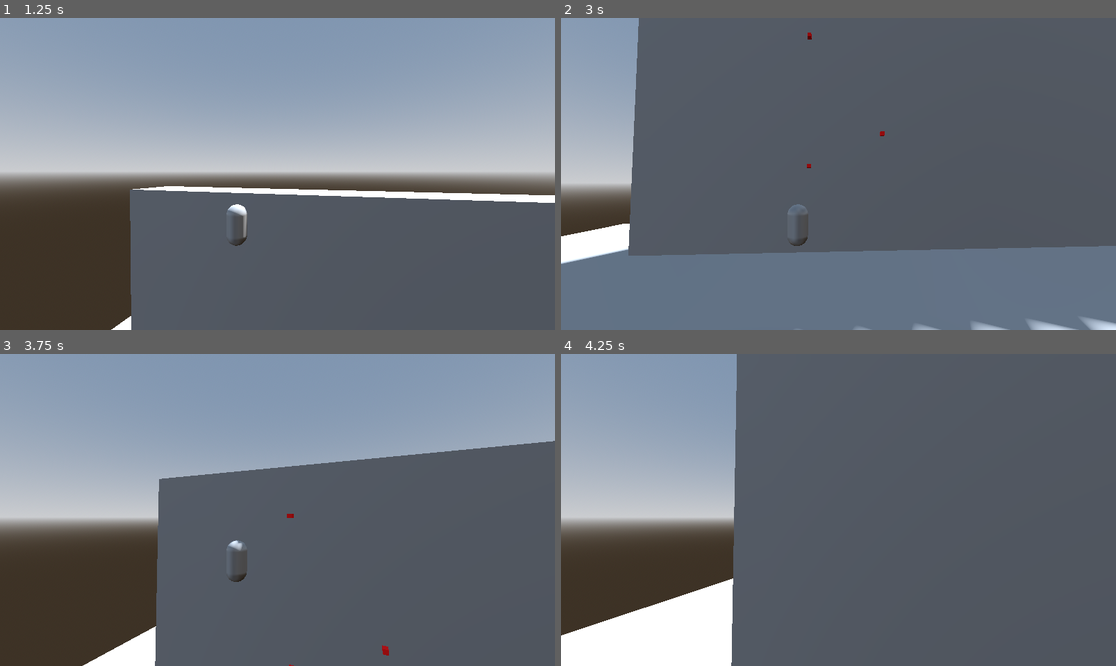
Above: before the commit, frames 1-4 (two rows, left to right).
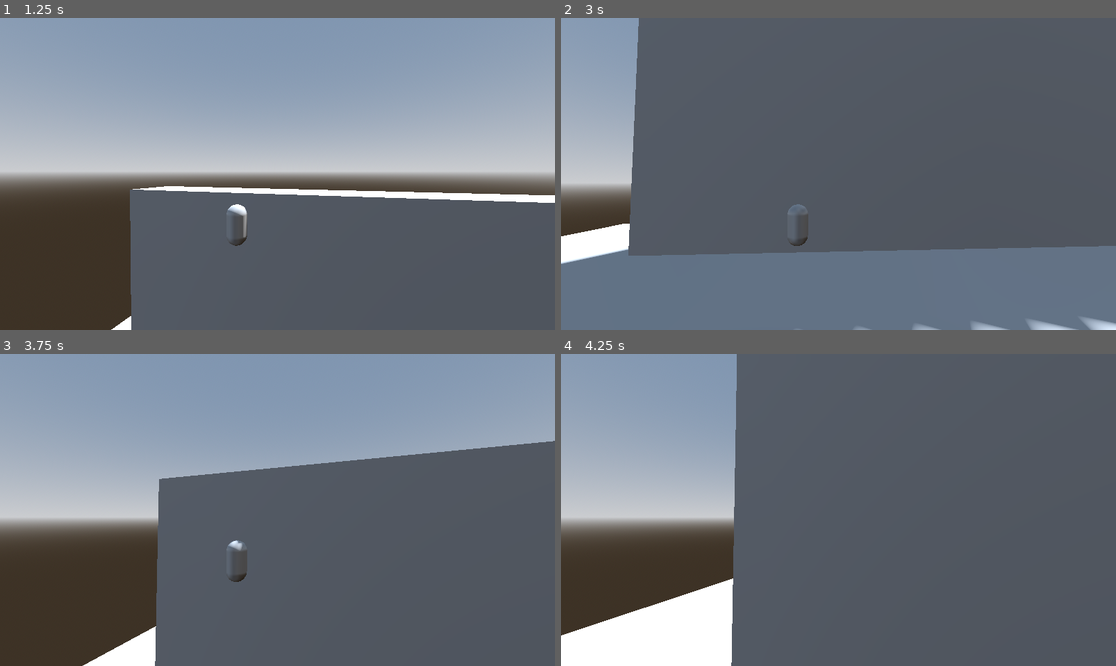
Above: after the commit, the same moments.

Repository: RoaFE/PizzaJam-16
Game: Godot game, scene res://Scenes/test.tscn
The game is run twice, just before and just after one commit, with the same random seed, the same clock (stepped at 60 frames per second) and the same inputs.
Inputs (mouse positions are in pixels of both pictures, inside the frame that each line leads up to):
- Up to frame 1 (1.25 s): tap Enter at 0.5 s; move the mouse to (305, 174) at 0.52 s; hold W (move_forward) from 0.53 s (still down); click (305, 174) at 0.6 s; tap Space (jump) at 0.77 s
- Up to frame 2 (3 s): keep holding W (move_forward); move the mouse to (810, 174) at 1.27 s; click (810, 174) at 1.35 s; tap Space (jump) at 1.52, 2 s; move the mouse to (849, 167) at 2.02 s; click (849, 167) at 2.1 s; move the mouse to (832, 180) at 2.77 s; click (832, 180) at 2.85 s
- Up to frame 3 (3.75 s): keep holding W (move_forward); tap Space (jump) at 3.02 s; move the mouse to (316, 513) at 3.52 s; click (316, 513) at 3.6 s
- Up to frame 4 (4.25 s): keep holding W (move_forward); tap Space (jump) at 3.77 s

Frame 1 is identical in both runs. In frame 2, less than 0.1% of the frame differs, in the area x 44-59%, y 4-49%; in frame 3, less than 0.1%, in the area x 51-71%, y 51-100%; in frame 4, nothing differs.
Error after the commit: Cannot call method 'instantiate' on a null value. (res://Scripts/Drill.gd:12)

Commit message:
WIP inventory system

Diff:
--- a/pizza-jam-16/Scenes/CharacterController.tscn
+++ b/pizza-jam-16/Scenes/CharacterController.tscn
@@ -2,7 +2,6 @@
 
 [ext_resource type="Script" uid="uid://barytrlefu27w" path="res://Scripts/CameraOrbit.gd" id="1_p0fx7"]
 [ext_resource type="Script" uid="uid://cok4ye05xpoky" path="res://Scripts/Player.gd" id="1_t05wo"]
-[ext_resource type="Script" uid="uid://c8flo1dpk04ir" path="res://Scripts/Drill.gd" id="2_fhf2m"]
 
 [sub_resource type="CapsuleShape3D" id="CapsuleShape3D_t3odk"]
 radius = 0.05
@@ -22,12 +21,6 @@
 [node name="MeshInstance3D" type="MeshInstance3D" parent="." unique_id=1767074750]
 mesh = SubResource("CapsuleMesh_t05wo")
 
-[node name="InputSpot" type="Node3D" parent="MeshInstance3D" unique_id=464320486]
-transform = Transform3D(1, 0, 0, 0, 1, 0, 0, 0, 1, 0.05, 0, 0)
-
-[node name="Drill" type="Node3D" parent="MeshInstance3D/InputSpot" unique_id=917216434]
-script = ExtResource("2_fhf2m")
-
 [node name="Orbit" type="Node3D" parent="." unique_id=1798830263]
 transform = Transform3D(1, 0, 0, 0, 1, 0, 0, 0, 1, 0, 0.1, 0)
 script = ExtResource("1_p0fx7")
--- a/pizza-jam-16/Scenes/DrillBug.tscn
+++ b/pizza-jam-16/Scenes/DrillBug.tscn
@@ -1,9 +1,8 @@
 [gd_scene format=3 uid="uid://57kqhur3tcgo"]
 
 [ext_resource type="PackedScene" uid="uid://csu41vcu1olum" path="res://Scenes/CharacterController.tscn" id="1_b8i1x"]
-[ext_resource type="PackedScene" uid="uid://bmp6aynjw31j7" path="res://Scenes/DrillHole.tscn" id="2_b8i1x"]
-[ext_resource type="Script" uid="uid://dvc5ij22qj2rc" path="res://Scenes/hammer.gd" id="3_ekfui"]
-[ext_resource type="PackedScene" uid="uid://cuewm1i20c650" path="res://Scenes/shelf.tscn" id="4_pmbcc"]
+[ext_resource type="Script" uid="uid://c8flo1dpk04ir" path="res://Scripts/Drill.gd" id="2_b8i1x"]
+[ext_resource type="Script" uid="uid://bme0x1f1xvqs4" path="res://Scenes/Inventory.gd" id="2_ekfui"]
 
 [node name="Char" unique_id=2034992785 instance=ExtResource("1_b8i1x")]
 collision_layer = 2
@@ -11,22 +10,12 @@
 [node name="ItemSlot" type="Node3D" parent="CollisionShape3D" parent_id_path=PackedInt32Array(1034918182) index="0" unique_id=2086904975]
 transform = Transform3D(1, 0, 0, 0, 1, 0, 0, 0, 1, 0.05, 0, 0)
 
-[node name="InputSpot" parent="MeshInstance3D" parent_id_path=PackedInt32Array(1767074750) index="0" unique_id=464320486]
-transform = Transform3D(1, 0, 0, 0, 1, 0, 0, 0, 1, 0.072406694, 0, 0)
+[node name="InputSpot" type="Node3D" parent="MeshInstance3D" parent_id_path=PackedInt32Array(1767074750) index="0" unique_id=1957297664]
+transform = Transform3D(1, 0, 0, 0, 1, 0, 0, 0, 1, 0.05, 0, 0)
+script = ExtResource("2_ekfui")
 
-[node name="Drill" parent="MeshInstance3D/InputSpot" index="0" unique_id=917216434 node_paths=PackedStringArray("_orientationSpace")]
-_drillHole = ExtResource("2_b8i1x")
-_orientationSpace = NodePath("../../../Orbit")
-_range = 0.5
-
-[node name="RayCast3D" type="RayCast3D" parent="MeshInstance3D/InputSpot/Drill" index="0" unique_id=2041024871]
-target_position = Vector3(0, 0, -1)
-
-[node name="Hammer" type="Node3D" parent="MeshInstance3D/InputSpot" index="1" unique_id=748530614 node_paths=PackedStringArray("_orientationSpace")]
-script = ExtResource("3_ekfui")
-_buildable = ExtResource("4_pmbcc")
-_orientationSpace = NodePath("../../../Orbit")
-_collisionMask = 4
+[node name="Drill" type="Node3D" parent="MeshInstance3D/InputSpot" index="0" unique_id=890752707]
+script = ExtResource("2_b8i1x")
 
 [node name="Orbit" parent="." index="2" unique_id=1798830263]
 transform = Transform3D(1, 0, 0, 0, 1, 0, 0, 0, 1, 0, 0.05, 0)
--- /dev/null
+++ b/pizza-jam-16/Scenes/Inventory.gd
@@ -0,0 +1,37 @@
+extends Node3D
+
+@export var _items : Array[Equipable] = []
+
+var _equippedIndex : int = 0
+
+var _curEquipped : Equipable
+
+func AddItem(equipable : Equipable):
+	_items.push_back(equipable)
+
+func RemoveItemAtIndex(index : int):
+	#Validate index
+	if !ValidateIndex(index):
+		pass
+	#Remove
+	_items.remove_at(index)
+
+func RemoveItem(item : Equipable):
+	#Find equipable
+	var index : int = _items.find(item)
+	#remove
+	_items.remove_at(index)
+
+func EquipItem(index : int):
+	#Validate index
+	if _curEquipped != null:
+		_curEquipped.OnUnequip()
+		_curEquipped = null
+	if ValidateIndex(index):
+		_curEquipped = _items[index]
+		_curEquipped.OnEquip()
+
+
+func ValidateIndex(index : int) -> bool:
+
+	return index > 0 && index < _items.size()
--- a/pizza-jam-16/Scripts/Drill.gd
+++ b/pizza-jam-16/Scripts/Drill.gd
@@ -3,6 +3,7 @@
 @export var _drillHole : PackedScene
 
 func Action():
+	super.Action()
 
 	var result = super.ShootRay()
 	if result:
@@ -14,6 +15,7 @@
 		hole.global_position = result.position;
 
 
+## Transfer to Util Class
 func align_with_z(xform, new_z):
 	xform.basis.z = new_z
 	xform.basis.x = -xform.basis.y.cross(new_z)
--- /dev/null
+++ b/pizza-jam-16/Scripts/Equipable.gd
@@ -0,0 +1,14 @@
+@abstract
+
+class_name Equipable
+extends Node3D
+
+var _active : bool
+var _equipped : bool
+
+
+func OnEquip():
+	_equipped = true;
+
+func OnUnequip():
+	_equipped = false;
--- a/pizza-jam-16/Scenes/hammer.gd
+++ b/pizza-jam-16/Scripts/hammer.gd
@@ -5,6 +5,7 @@
 var _buildPoints : Array[Dictionary]
 
 func Action():
+	super.Action()
 	var result = super.ShootRay()
 
 	if result:
--- a/pizza-jam-16/Scripts/tool.gd
+++ b/pizza-jam-16/Scripts/tool.gd
@@ -1,4 +1,4 @@
-extends Node3D
+extends "res://Scripts/Equipable.gd"
 
 @export var _orientationSpace : Node3D
 @export_flags_3d_physics var _collisionMask = (1 << 1 - 1)
@@ -18,7 +18,8 @@
 		Action();
 
 func Action():
-	pass
+	if(!_equipped):
+		pass
 
 func ShootRay() -> Dictionary:
 	var space_state = get_world_3d().direct_space_state
Not shown, added: pizza-jam-16/Scenes/Inventory.gd.uid
Not shown, added: pizza-jam-16/Scripts/Equipable.gd.uid
Renamed: pizza-jam-16/Scenes/hammer.gd.uid -> pizza-jam-16/Scripts/hammer.gd.uid
